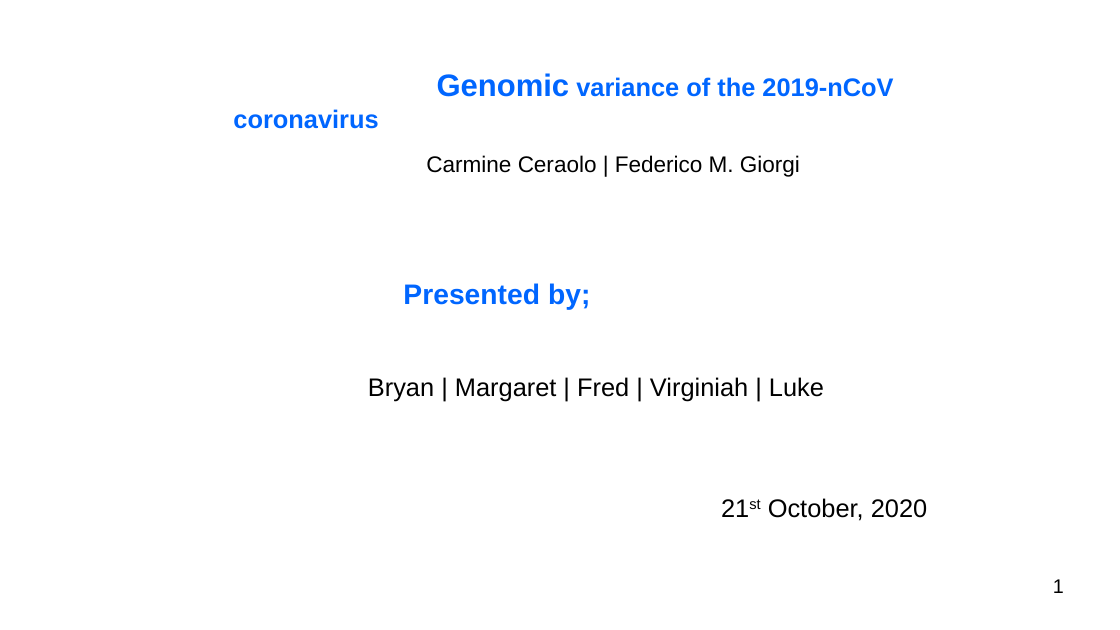
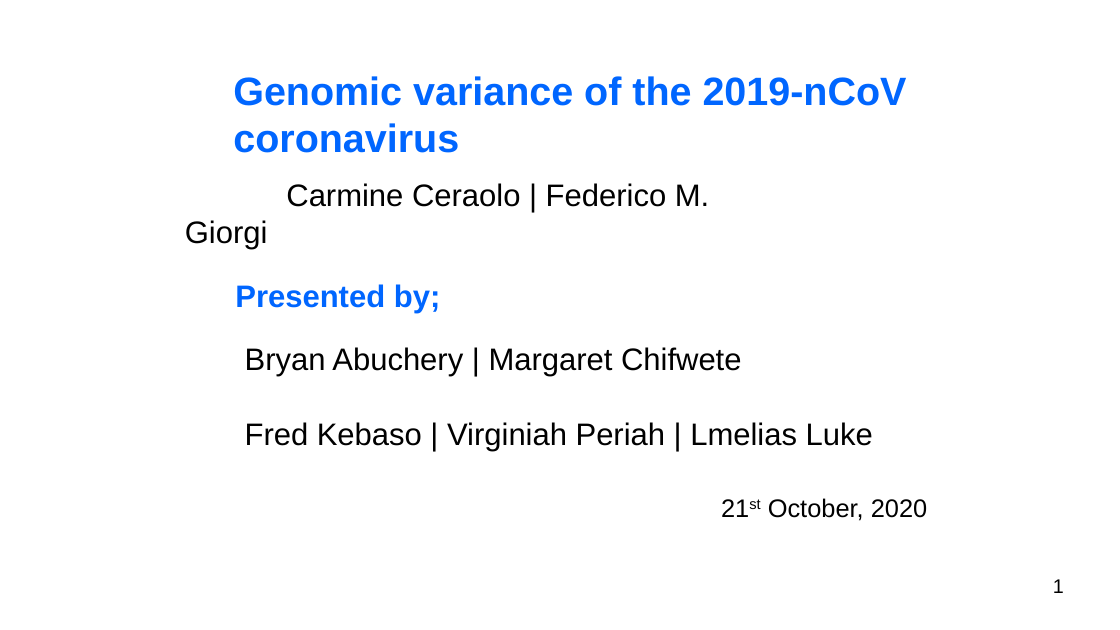
Before and after one commit to BryanAbuchery/Group_Project, a slide deck: slide 1 of Group_presentation.odp. Drawn at 1120x630 pixels with LibreOffice and Linux fonts; fonts in the diff are those of the drawing; background and template pictures are left out. Boxes give left, top, right and bottom in pixels: in the first picture for what was removed or moved away, otherwise in the second. Text is boxed around its words. In the diff, an @@ line names an element or a change of style, - is before the commit and + after.

```diff
--- a/Group_presentation.odp
+++ b/Group_presentation.odp
@@ text "Genomic variance of the 2019-nCoV ..." at (233, 76, 907, 153): size 22 to 28 pt in "Genomic"; size 18 to 28 pt in "variance of the 2019-nCoV coronavirus" @@
@@ text "Carmine Ceraolo | Federico M. ...": place and size @@
-text "Carmine Ceraolo | Federico M. ..." at (426, 155, 800, 177)
+text "Carmine Ceraolo | Federico M. ..." at (185, 183, 709, 249)
@@ text "Carmine Ceraolo | Federico M. ..." at (185, 183, 709, 249): size 16 to 22 pt @@
@@ subtitle "Presented by;": place and size @@
-subtitle "Presented by;" at (403, 283, 590, 310)
+subtitle "Presented by;" at (235, 284, 440, 313)
@@ subtitle "Presented by;" at (235, 284, 440, 313): size 20 to 22 pt @@
@@ text at (245, 347, 873, 451): text changed; size 18 to 22 pt @@
-Bryan | Margaret | Fred | Virginiah | Luke
+Bryan Abuchery | Margaret Chifwete
+Fred Kebaso | Virginiah Periah | Lmelias Luke
```
Also in this commit, not shown: 8 other slides changed, 6 slides added, 3 slides removed.
